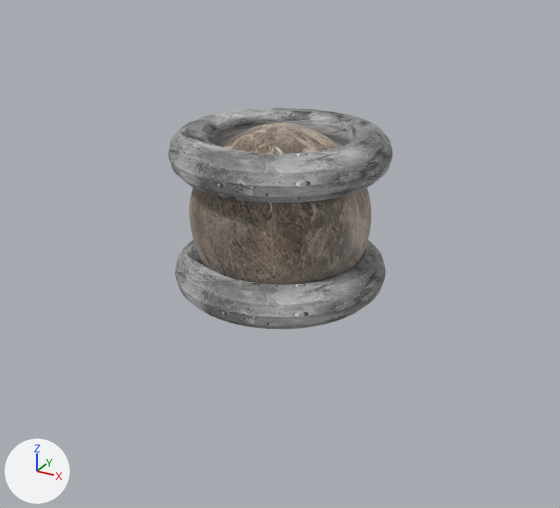
A saved change to the FBX model HunterAmongTheStars/Assets/Assets/Models/Memory Game/Planets/ceres.fbx.
One viewpoint serves both versions: a 50 mm lens placed at (9.55, -17.38, 9.58), pointed at (0.2, -0.38, 1.08). Lighting does not change. The marker at lower left points along +X, +Y and +Z.
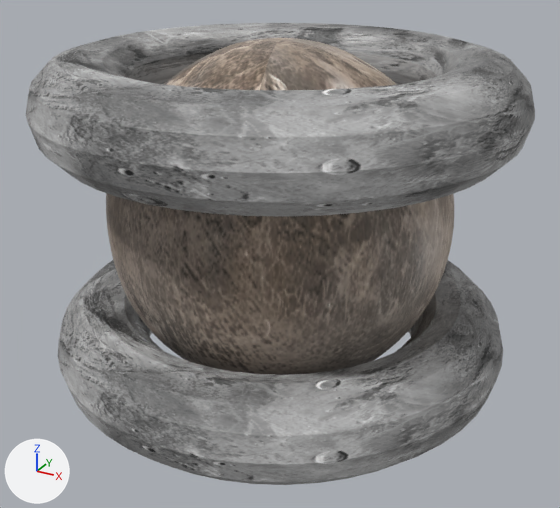
Pixel boxes [x1, y1, x2, y2] of what changed, in the pictures (560 x 508 px):
```json
{"object": "Torus", "change": "moved, rescaled", "before": [168, 108, 393, 203], "after": [26, 23, 535, 217], "on screen": "126% wider, 103% taller"}
{"object": "Torus.001", "change": "moved, rescaled", "before": [175, 240, 386, 329], "after": [58, 260, 503, 485], "on screen": "110% wider, 151% taller"}
{"object": "Icosphere", "change": "rescaled", "before": [189, 123, 371, 284], "after": [106, 38, 454, 375]}
```

The change, as JSON lines over the scene's bpy script:
```json
{"op": "set", "path": "ob_torus_001.location", "old": "(0.0, 0.0, 0.49)", "new": "(0.0, 0.0, -1.34)"}
{"op": "set", "path": "ob_torus_001.scale", "old": "(-2.35, -2.35, -2.35)", "new": "(-5.0, -5.0, -5.0)"}
{"op": "set", "path": "ob_icosphere.scale", "old": "(2.66, 2.66, 2.66)", "new": "(5.0, 5.0, 5.0)"}
{"op": "set", "path": "ob_torus.location", "old": "(0.0, 0.0, 3.87)", "new": "(0.0, 0.0, 5.24)"}
{"op": "set", "path": "ob_torus.scale", "old": "(-2.35, -2.35, -2.35)", "new": "(-5.0, -5.0, -5.0)"}
```
